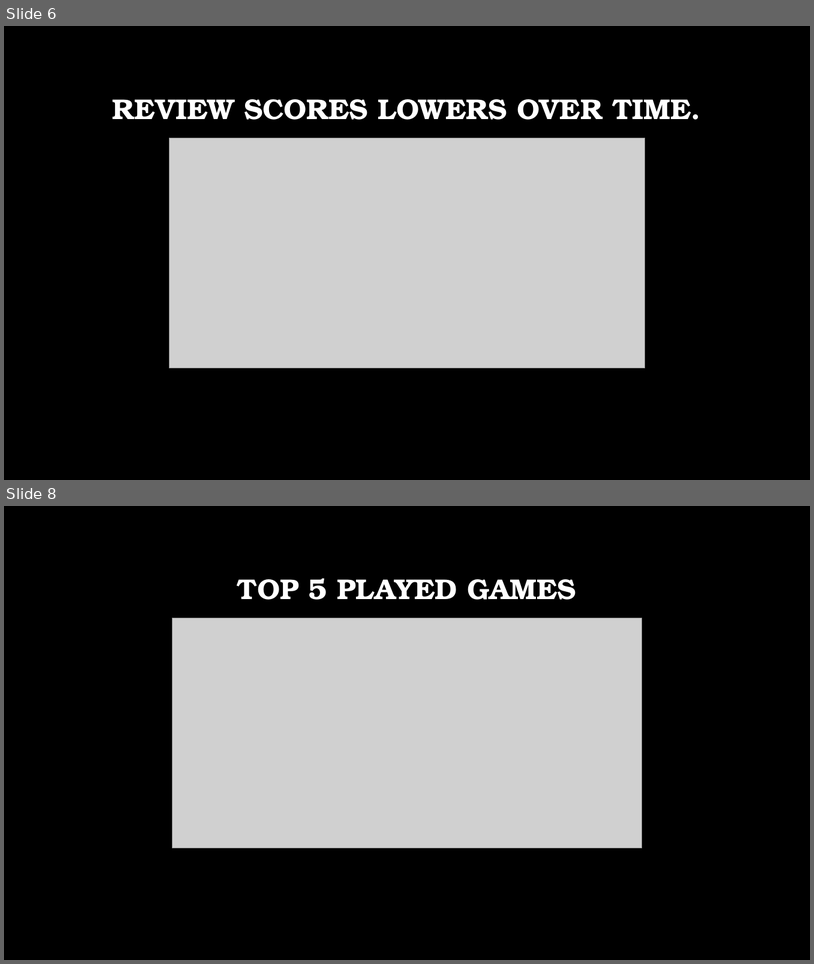
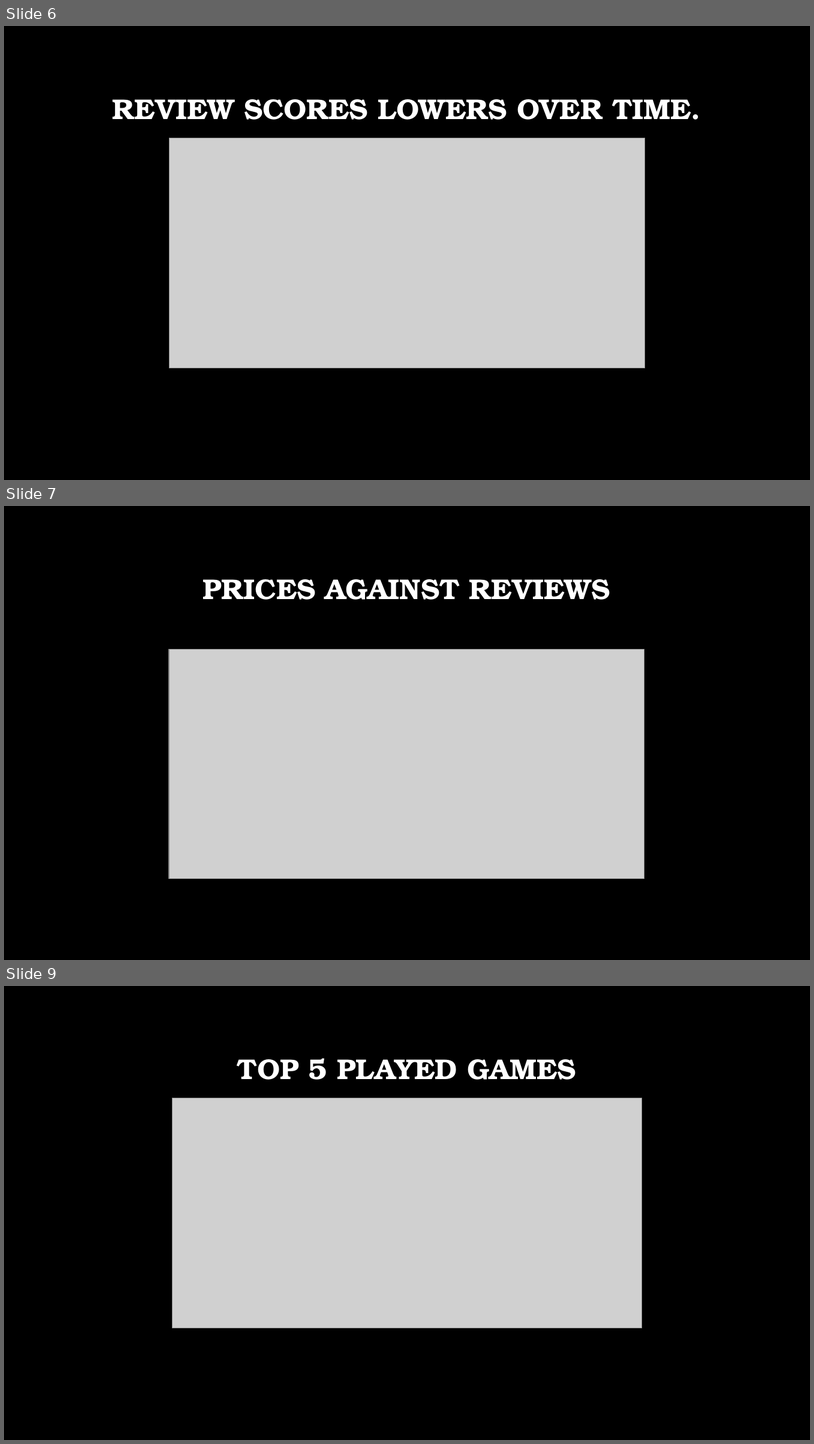
Before and after one commit to JEmmonsJR/SteamAPIAnalysis, a slide deck: SteamCapstone_wTheme.pptx. Shown one above the other, each under a label of ours: slides 6 and 8 before the commit, slides 6, 7 and 9 after it; the slides between them are not shown. The pictures are 814x964 and 814x1444 pixels, drawn with LibreOffice and Linux fonts; fonts in the diff are those of the drawing; grey boxes stand for pictures; background and template pictures are left out. Boxes give left, top, right and bottom in pixels: in the first picture for what was removed or moved away, otherwise in the second. Text is boxed around its words. In the diff, an @@ line names an element or a change of style, - is before the commit and + after.

```diff
--- a/SteamCapstone_wTheme.pptx
+++ b/SteamCapstone_wTheme.pptx
@@ slide 7 added at [4,506,810,960], background picture (left out) @@
@@ title added at [203,579,611,600], 34 pt, text #FFFFFF, bold @@
+PRICES AGAINST REVIEWS
@@ picture added at [169,649,645,879] @@
@@ table added at [65,715,749,764], 2 rows, 1 columns @@
+
+
@@ what was slide 8 is now slide 9 @@
```
Also in this commit, not shown: 4 slides changed, 1 other slide added, 5 slides removed, 5 other files.
